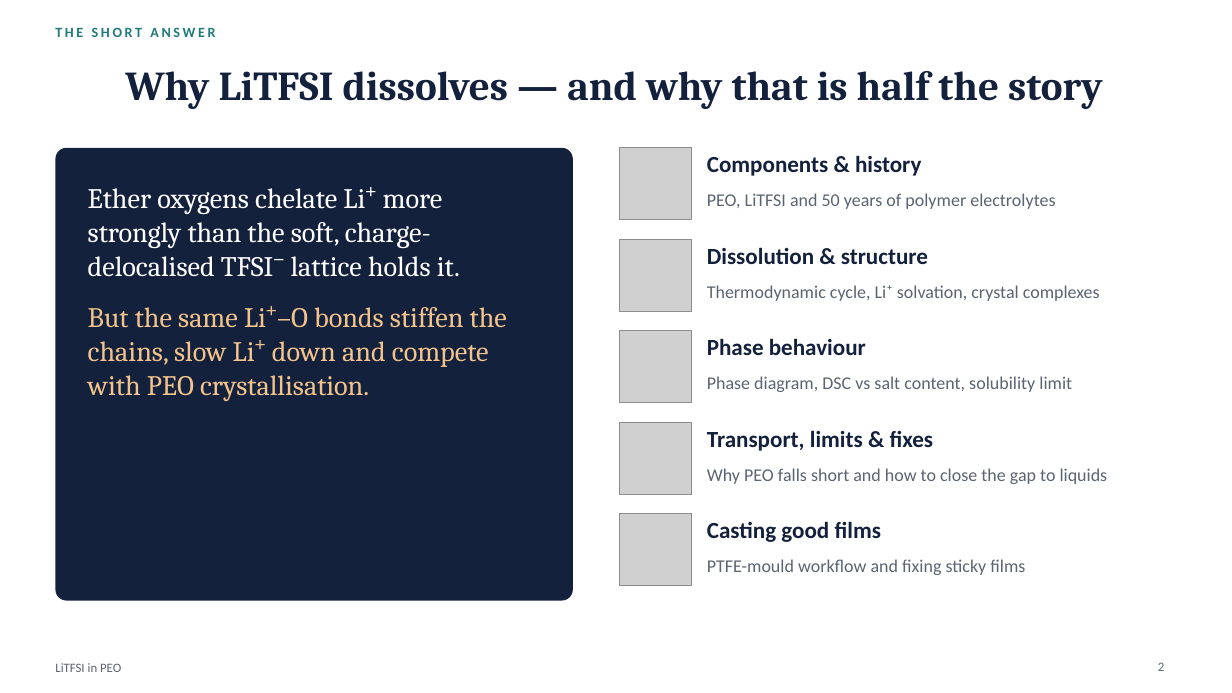
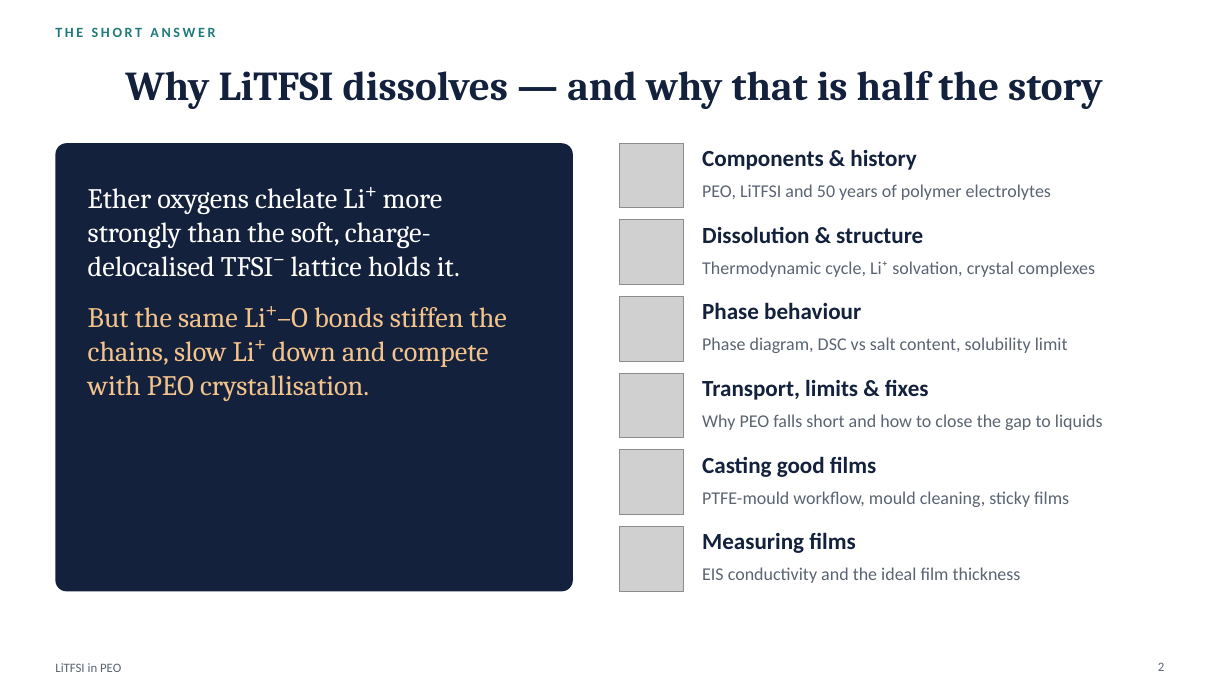
Before and after one commit to zhaoyuw44-lang/Trash, a slide deck: slide 2 of litfsi_peo_ppt/LiTFSI_in_PEO.pptx. Drawn at 1232x693 pixels with LibreOffice and Linux fonts; fonts in the diff are those of the drawing; grey boxes stand for pictures. Boxes give left, top, right and bottom in pixels: in the first picture for what was removed or moved away, otherwise in the second. Text is boxed around its words. In the diff, an @@ line names an element or a change of style, - is before the commit and + after.

```diff
--- a/litfsi_peo_ppt/LiTFSI_in_PEO.pptx
+++ b/litfsi_peo_ppt/LiTFSI_in_PEO.pptx
@@ rounded rectangle: place and size @@
-rounded rectangle at (55,148,573,601)
+rounded rectangle at (55,143,573,592)
@@ rounded rectangle at (55,143,573,592): proportions changed @@
@@ picture: place and size @@
-picture at (619,148,691,220)
+picture at (619,143,684,208)
@@ text "Components & history": place and size @@
-text "Components & history" at (707,155,921,176)
+text "Components & history" at (702,149,916,170)
@@ text "PEO, LiTFSI and 50 years ...": place and size @@
-text "PEO, LiTFSI and 50 years ..." at (707,193,1055,209)
+text "PEO, LiTFSI and 50 years ..." at (702,184,1051,200)
@@ picture: place and size @@
-picture at (619,239,691,311)
+picture at (619,220,684,285)
@@ text "Dissolution & structure": place and size @@
-text "Dissolution & structure" at (707,247,928,264)
+text "Dissolution & structure" at (702,226,923,243)
@@ text "Thermodynamic cycle, Li⁺ solvation, crystal ...": place and size @@
-text "Thermodynamic cycle, Li⁺ solvation, crystal ..." at (707,285,1100,301)
+text "Thermodynamic cycle, Li⁺ solvation, crystal ..." at (702,261,1095,277)
@@ picture: place and size @@
-picture at (619,331,691,403)
+picture at (619,297,684,361)
@@ text "Phase behaviour": place and size @@
-text "Phase behaviour" at (707,338,866,355)
+text "Phase behaviour" at (702,302,861,319)
@@ text "Phase diagram, DSC vs salt ...": place and size @@
-text "Phase diagram, DSC vs salt ..." at (707,376,1072,392)
+text "Phase diagram, DSC vs salt ..." at (702,337,1068,353)
@@ picture: place and size @@
-picture at (619,422,691,494)
+picture at (619,373,684,438)
@@ text "Transport, limits & fixes": place and size @@
-text "Transport, limits & fixes" at (707,430,934,451)
+text "Transport, limits & fixes" at (702,379,929,400)
@@ text "Why PEO falls short and ...": place and size @@
-text "Why PEO falls short and ..." at (707,468,1108,484)
+text "Why PEO falls short and ..." at (702,414,1103,430)
@@ text "Casting good films": place and size @@
-text "Casting good films" at (707,521,881,542)
+text "Casting good films" at (702,456,876,477)
@@ picture: place and size @@
-picture at (619,514,691,586)
+picture at (619,450,684,515)
@@ text at (702,491,1069,507): text changed @@
-PTFE-mould workflow and fixing sticky films
+PTFE-mould workflow, mould cleaning, sticky films
@@ picture added at (619,527,684,592) @@
@@ text added at (702,532,855,553), 18 pt, text #14213D, bold @@
+Measuring films
@@ text added at (702,567,1021,583), 14 pt, text #5B6472 @@
+EIS conductivity and the ideal film thickness
```
Also in this commit, not shown: 5 other slides changed, 4 slides added, 8 other files.
